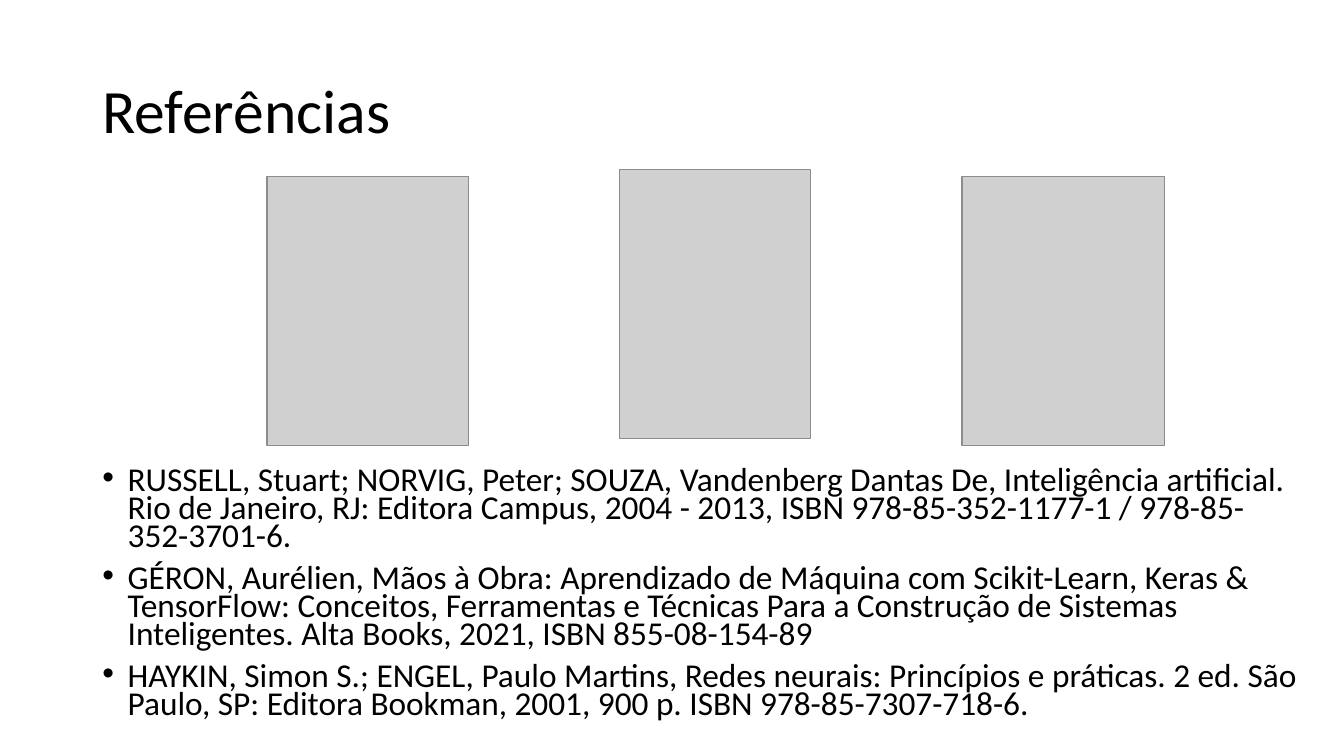
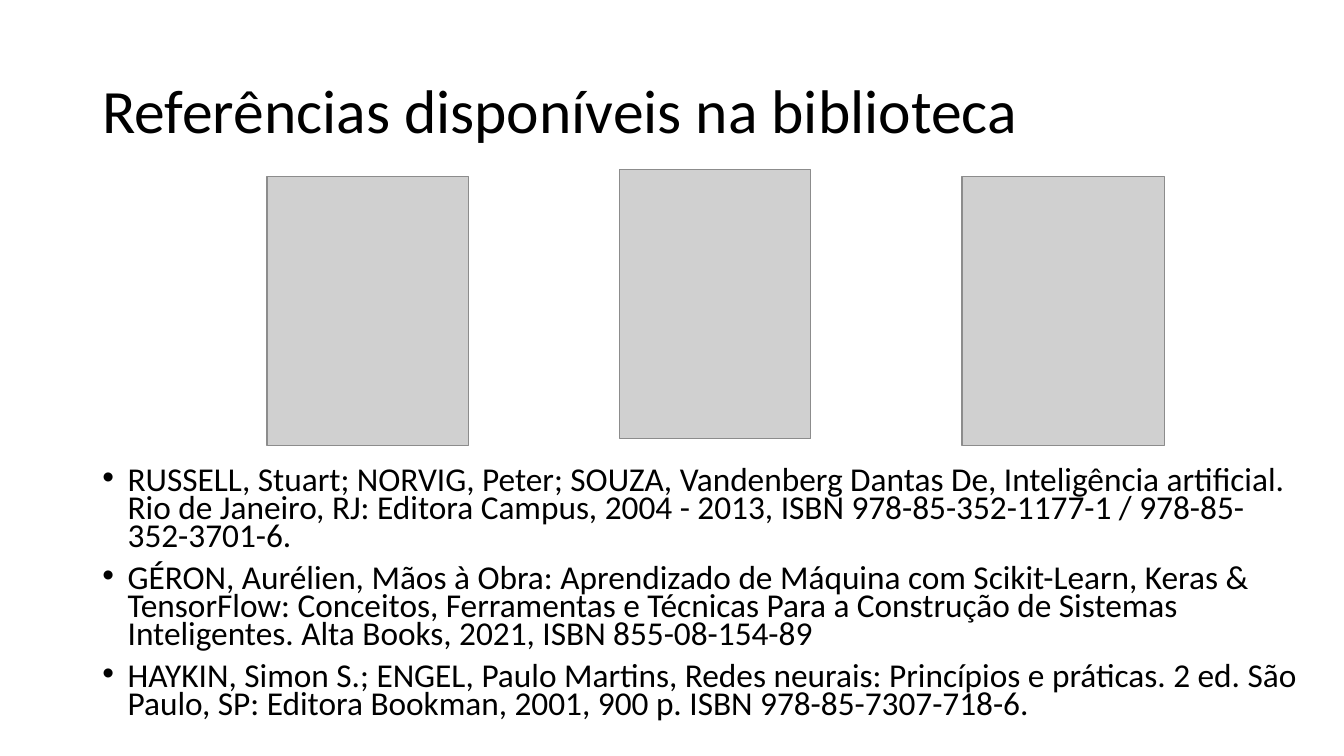
Before and after one commit to zz4fap/c24_inteligencia_artificial, a slide deck: slide 9 of slides/C24_Introdução.pptx (slide 10 before the commit). Drawn at 1344x756 pixels with LibreOffice and Linux fonts; fonts in the diff are those of the drawing; grey boxes stand for pictures. Boxes give left, top, right and bottom in pixels: in the first picture for what was removed or moved away, otherwise in the second. Text is boxed around its words. In the diff, an @@ line names an element or a change of style, - is before the commit and + after.

```diff
--- a/slides/C24_Introdução.pptx
+++ b/slides/C24_Introdução.pptx
@@ title at [102, 90, 1017, 143]: text changed @@
-Referências
+Referências disponíveis na biblioteca
```
Also in this commit, not shown: 4 other slides changed, 1 slide added, 1 other file.
